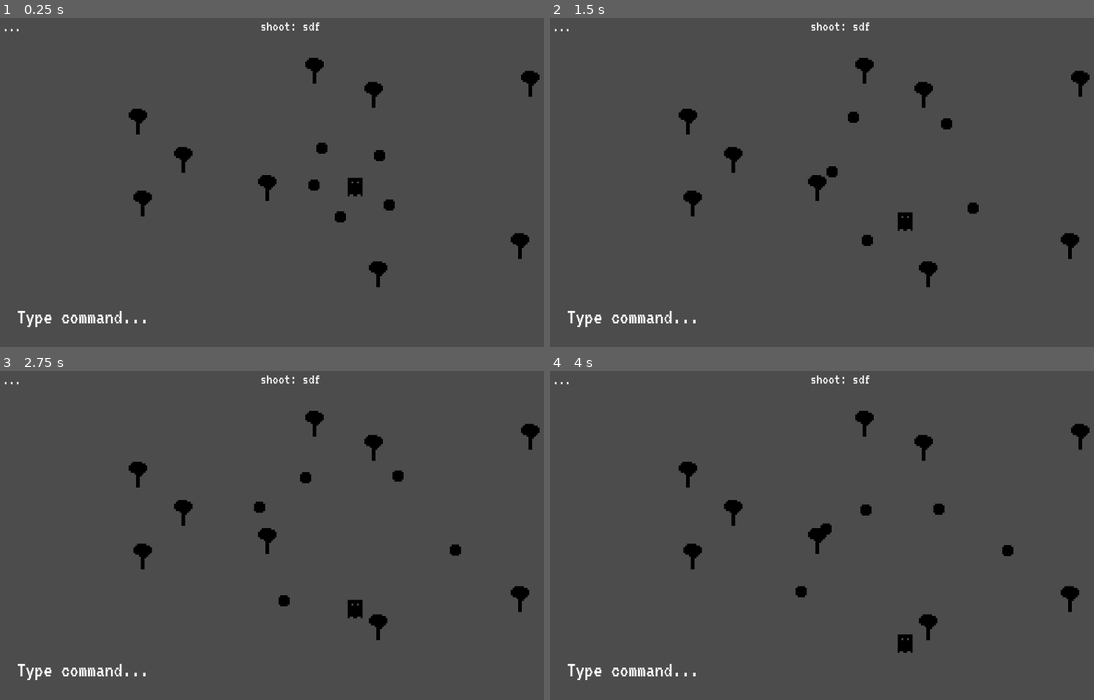
Above: before the commit, frames 1-4 (two rows, left to right).
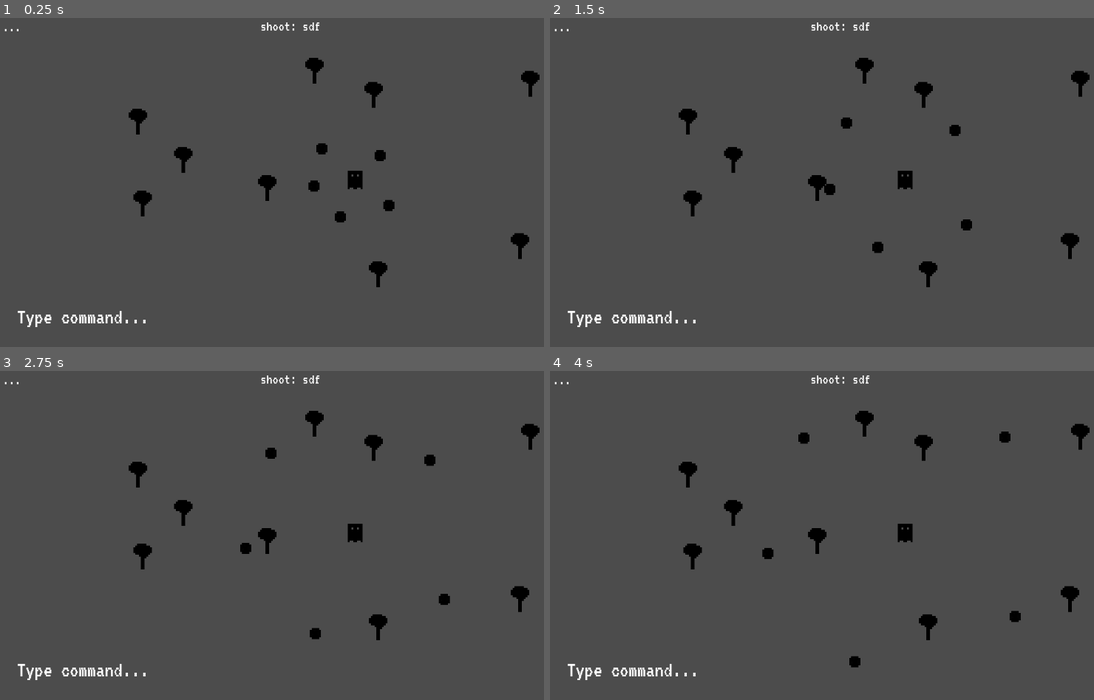
Above: after the commit, the same moments.

Repository: Anudin/LD41
Game: Godot game, scene res://Main.tscn
Same seed, same stepped clock (60 frames per second), same inputs: the game is played once before the commit and once after it.
Inputs:
- Up to frame 1 (0.25 s): no input
- Up to frame 2 (1.5 s): tap Enter at 0.5, 0.6 s; tap Space at 0.77 s; tap Backspace at 1.35 s
- Up to frame 3 (2.75 s): tap Space at 1.52 s; tap Delete at 2.1 s
- Up to frame 4 (4 s): tap Enter at 2.85 s; tap Space at 3.02, 3.77 s; tap Backspace at 3.6 s

The runs differ from the first frame. In frame 1, 0.2% of the frame differs, in the area x 56-73%, y 37-59%; in frame 2, 0.9%; in frame 3, 0.9%, in the area x 44-85%, y 23-82%; in frame 4, 0.9%.

Commit message:
Minor adjustments

Diff:
--- a/Main.gd
+++ b/Main.gd
@@ -5,9 +5,10 @@
 # TODO: REALLY satisfying shooting mechanic.
 
 # TODO: Delay between queue emissions
-# TODO: Difference between space / enter
 
 # TODO: Fill queue from start / finish / clear it
+# TODO: Difference between space / enter
+# TODO: Allow to execute single commands from queue
 
 const COMMANDS = ["up", "down", "left", "right", "stop"]
 const TEMP_COMMANDS = {"sdf": "shoot"}
--- a/Main.tscn
+++ b/Main.tscn
@@ -15,7 +15,7 @@
 font_data = ExtResource( 2 )
 _sections_unfolded = [ "Font", "Settings" ]
 
-[node name="Main" type="Node2D"]
+[node name="Main" type="Node2D" index="0"]
 
 script = ExtResource( 1 )
 __meta__ = {
@@ -55,7 +55,7 @@
 size_flags_horizontal = 1
 size_flags_vertical = 4
 custom_fonts/font = SubResource( 1 )
-text = "Preview."
+text = "Command Queue"
 percent_visible = 1.0
 lines_skipped = 0
 max_lines_visible = -1
@@ -78,7 +78,7 @@
 size_flags_horizontal = 1
 size_flags_vertical = 4
 custom_fonts/font = SubResource( 1 )
-text = "Preview."
+text = "Command Mapping"
 align = 1
 percent_visible = 1.0
 lines_skipped = 0
--- a/Player/Player.gd
+++ b/Player/Player.gd
@@ -2,7 +2,7 @@
 
 var Bullet = preload("res://Player/Bullet.tscn")
 
-var direction = Vector2(0,1)
+var direction = Vector2(0,0)
 var speed = 60
 
 func _ready():
--- a/TextInput/TextInput.tscn
+++ b/TextInput/TextInput.tscn
@@ -60,7 +60,7 @@
 size_flags_vertical = 4
 custom_fonts/font = SubResource( 1 )
 custom_colors/font_color = Color( 1, 1, 1, 1 )
-text = "Preview."
+text = "Text Input"
 percent_visible = 1.0
 lines_skipped = 0
 max_lines_visible = -1
